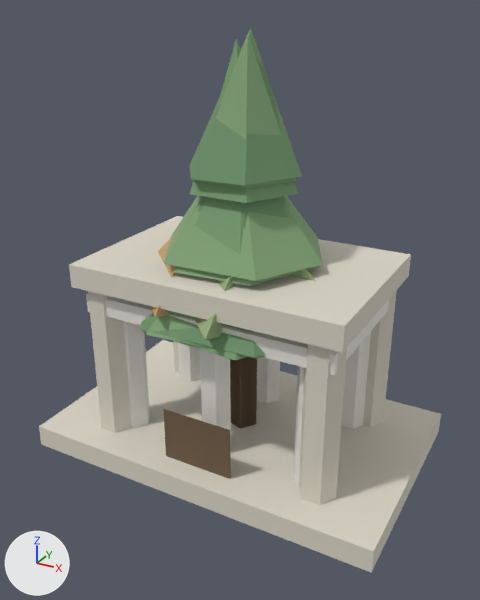
Renders of the glTF model public/assets/3d/props/forest-pine-0.glb from each side of a commit.
Both versions are drawn from a 50 mm camera at (0.628, -1.157, 0.934) aimed at (0.01, -0.034, 0.372). Every picture has the same lights, and +X, +Y and +Z are marked at lower left. The first picture is the older version.

The scene before the commit, as lines of its bpy script (objects in view):
```python
ob_forest_deciduous_0 = bpy.data.objects.new('forest-deciduous-0', me_forest_deciduous_0)
ob_forest_deciduous_0.location = (0.0, 0.0, 0.0)
ob_forest_deciduous_1 = bpy.data.objects.new('forest-deciduous-1', me_forest_deciduous_1)
ob_forest_deciduous_1.location = (0.0, 0.0, 0.0)
ob_forest_pine_0 = bpy.data.objects.new('forest-pine-0', me_forest_pine_0)
ob_forest_pine_0.location = (0.0, 0.0, 0.0)
ob_forest_pine_1 = bpy.data.objects.new('forest-pine-1', me_forest_pine_1)
ob_forest_pine_1.location = (0.0, 0.0, 0.0)
ob_forest_pine_2 = bpy.data.objects.new('forest-pine-2', me_forest_pine_2)
ob_forest_pine_2.location = (0.0, 0.0, 0.0)
ob_wonder_bibliotheca_0 = bpy.data.objects.new('wonder-bibliotheca-0', me_wonder_bibliotheca_0)
ob_wonder_bibliotheca_0.location = (0.0, 0.0, 0.0)
ob_wonder_institutum_0 = bpy.data.objects.new('wonder-institutum-0', me_wonder_institutum_0)
ob_wonder_institutum_0.location = (0.0, 0.0, 0.0)
```
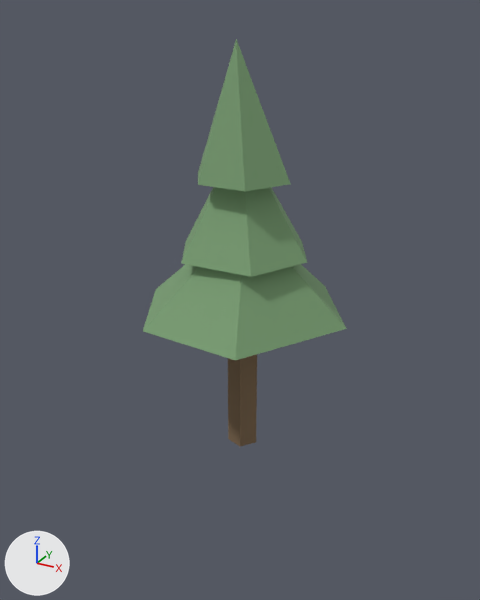
Pixel boxes [x1, y1, x2, y2] of what changed, in the pictures (480 x 600 px):
'wonder-bibliotheca-0', deleted
    before: [39, 216, 441, 573]
    faces in mat_wb_stone (pale yellow #ddd7c8): [39, 216, 441, 573]
    faces in mat_wb_door (brown #61503f): [163, 409, 231, 479]
'forest-pine-1', deleted
    before: [146, 34, 323, 427]
    faces in mat_fp_can_1 (green #81a276): [146, 34, 323, 359]
    faces in mat_fp_trunk_1 (brown #7c654b): [230, 357, 257, 427]
'wonder-institutum-0', deleted
    before: [86, 294, 389, 485]
'forest-pine-2', deleted
    before: [140, 27, 302, 428]
    faces in mat_fp_can_2 (green #6c9069): [140, 27, 302, 357]
    faces in mat_fp_trunk_2 (brown #7c654b): [230, 357, 257, 428]
'forest-deciduous-0', deleted (mostly hidden)
    before: [195, 269, 316, 426]
    faces in mat_fd_can_0 (green #95ad7c): [195, 269, 316, 340]
'forest-deciduous-1', deleted (mostly hidden)
    before: [150, 233, 257, 428]
    faces in mat_fd_can_1 (brown #c4a06c): [150, 233, 218, 322]
    faces in mat_fd_trunk_1 (brown #816950): [230, 358, 257, 428]
'forest-pine-0', unchanged, uncovered by the edit
    before: [143, 39, 299, 429]
    after: [143, 39, 347, 447]

Edits to the bpy script that builds the scene:
```text
Remove ob_forest_pine_1:
    ob_forest_pine_1 = bpy.data.objects.new('forest-pine-1', me_forest_pine_1)
    ob_forest_pine_1.location = (0.0, 0.0, 0.0)
Remove ob_forest_pine_2:
    ob_forest_pine_2 = bpy.data.objects.new('forest-pine-2', me_forest_pine_2)
    ob_forest_pine_2.location = (0.0, 0.0, 0.0)
Remove ob_forest_deciduous_0:
    ob_forest_deciduous_0 = bpy.data.objects.new('forest-deciduous-0', me_forest_deciduous_0)
    ob_forest_deciduous_0.location = (0.0, 0.0, 0.0)
Remove ob_forest_deciduous_1:
    ob_forest_deciduous_1 = bpy.data.objects.new('forest-deciduous-1', me_forest_deciduous_1)
    ob_forest_deciduous_1.location = (0.0, 0.0, 0.0)
Remove ob_wonder_bibliotheca_0:
    ob_wonder_bibliotheca_0 = bpy.data.objects.new('wonder-bibliotheca-0', me_wonder_bibliotheca_0)
    ob_wonder_bibliotheca_0.location = (0.0, 0.0, 0.0)
Remove ob_wonder_institutum_0:
    ob_wonder_institutum_0 = bpy.data.objects.new('wonder-institutum-0', me_wonder_institutum_0)
    ob_wonder_institutum_0.location = (0.0, 0.0, 0.0)
```
